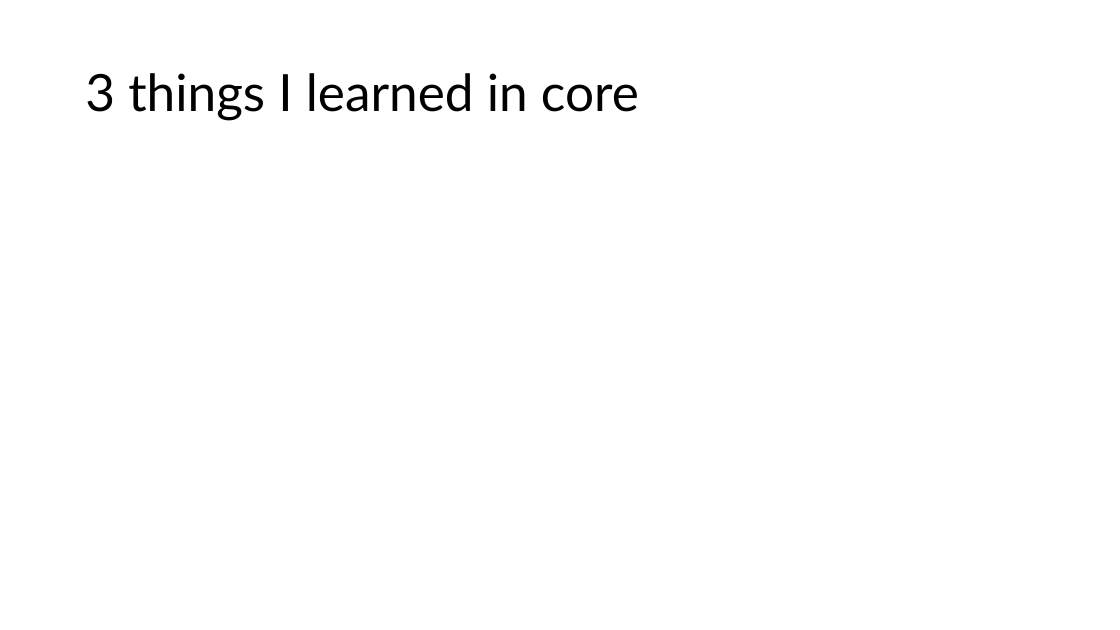
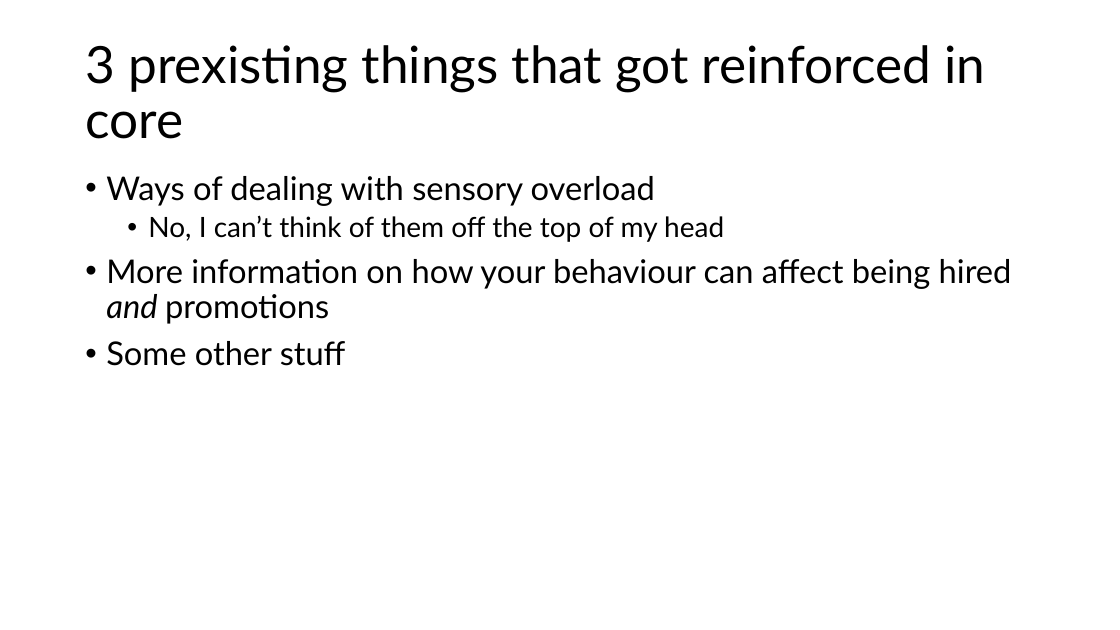
Before and after one commit to NPITX-programs/Presentations, a slide deck: slide 2 of Current Presentation/Charlie Fall Term 2024 presentation.pptx. Drawn at 1120x630 pixels with LibreOffice and Linux fonts; fonts in the diff are those of the drawing. Boxes give left, top, right and bottom in pixels: in the first picture for what was removed or moved away, otherwise in the second. Text is boxed around its words. In the diff, an @@ line names an element or a change of style, - is before the commit and + after.

Commit message:
Update Charlie Fall Term 2024 presentation.pptx
added core slide, longer title

```diff
--- a/Current Presentation/Charlie Fall Term 2024 presentation.pptx
+++ b/Current Presentation/Charlie Fall Term 2024 presentation.pptx
@@ title at (x1=85, y1=45, x2=985, y2=139): text changed @@
-3 things I learned in core
+3 prexisting things that got reinforced in core
@@ text added at (x1=106, y1=176, x2=1012, y2=366), 28 pt, text #000000 @@
+• Ways of dealing with sensory overload
+  • No, I can’t think of them off the top of my head
+• More information on how your behaviour can affect being hired and promotions
+• Some other stuff
```
